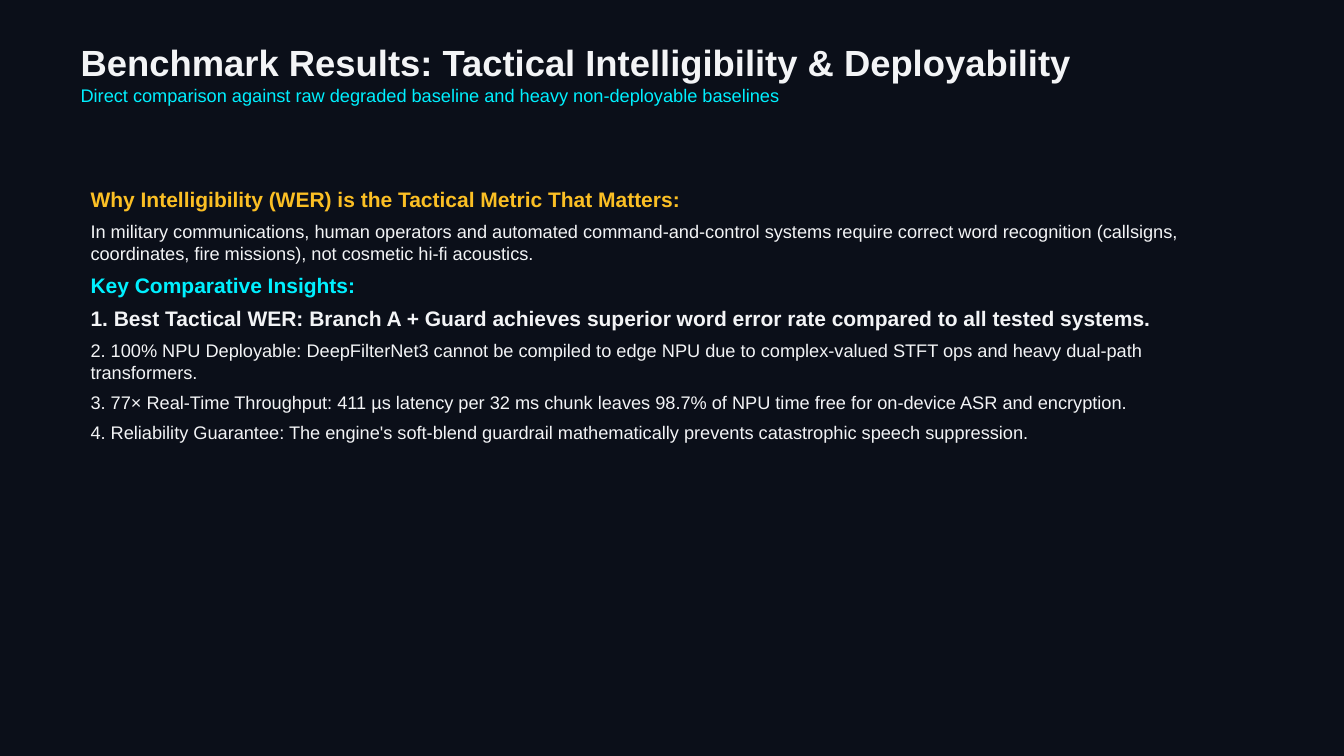
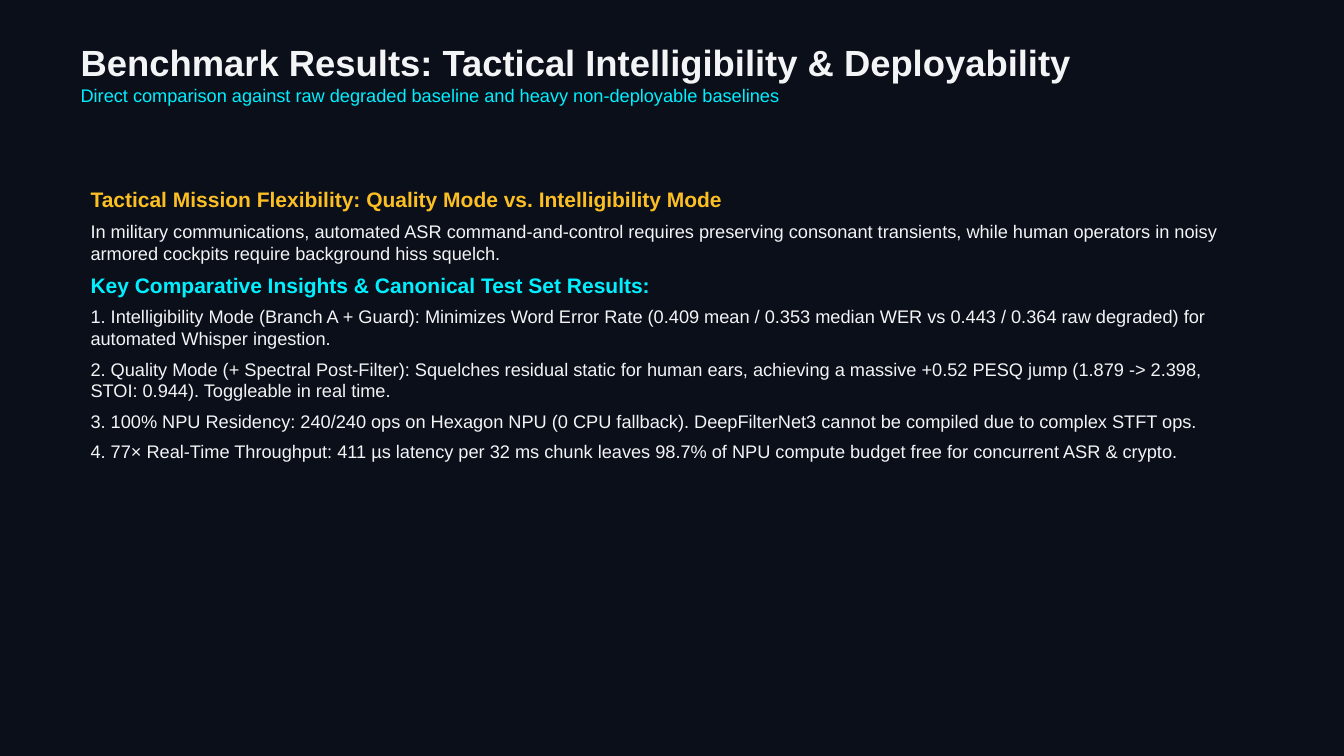
Before and after one commit to hoursgotviral-dev/Battlefield-Radio-Intelligibility-Engine, a slide deck: slide 6 of docs/Battlefield_Radio_Intelligibility_Engine_Pitch_Deck.pptx. Drawn at 1344x756 pixels with LibreOffice and Linux fonts; fonts in the diff are those of the drawing. Boxes give left, top, right and bottom in pixels: in the first picture for what was removed or moved away, otherwise in the second. Text is boxed around its words. In the diff, an @@ line names an element or a change of style, - is before the commit and + after.

```diff
--- a/docs/Battlefield_Radio_Intelligibility_Engine_Pitch_Deck.pptx
+++ b/docs/Battlefield_Radio_Intelligibility_Engine_Pitch_Deck.pptx
@@ text at box(91, 191, 1216, 462): text changed @@
-Why Intelligibility (WER) is the Tactical Metric That Matters:
-In military communications, human operators and automated command-and-control systems require correct word recognition (callsigns, coordinates, fire missions), not cosmetic hi-fi acoustics.
-Key Comparative Insights:
-1. Best Tactical WER: Branch A + Guard achieves superior word error rate compared to all tested systems.
-2. 100% NPU Deployable: DeepFilterNet3 cannot be compiled to edge NPU due to complex-valued STFT ops and heavy dual-path transformers.
-3. 77× Real-Time Throughput: 411 µs latency per 32 ms chunk leaves 98.7% of NPU time free for on-device ASR and encryption.
-4. Reliability Guarantee: The engine's soft-blend guardrail mathematically prevents catastrophic speech suppression.
+Tactical Mission Flexibility: Quality Mode vs. Intelligibility Mode
+In military communications, automated ASR command-and-control requires preserving consonant transients, while human operators in noisy armored cockpits require background hiss squelch.
+Key Comparative Insights & Canonical Test Set Results:
+1. Intelligibility Mode (Branch A + Guard): Minimizes Word Error Rate (0.409 mean / 0.353 median WER vs 0.443 / 0.364 raw degraded) for automated Whisper ingestion.
+2. Quality Mode (+ Spectral Post-Filter): Squelches residual static for human ears, achieving a massive +0.52 PESQ jump (1.879 -> 2.398, STOI: 0.944). Toggleable in real time.
+3. 100% NPU Residency: 240/240 ops on Hexagon NPU (0 CPU fallback). DeepFilterNet3 cannot be compiled due to complex STFT ops.
+4. 77× Real-Time Throughput: 411 µs latency per 32 ms chunk leaves 98.7% of NPU compute budget free for concurrent ASR & crypto.
```
Also in this commit, not shown: 2 other slides changed, 6 other files.
